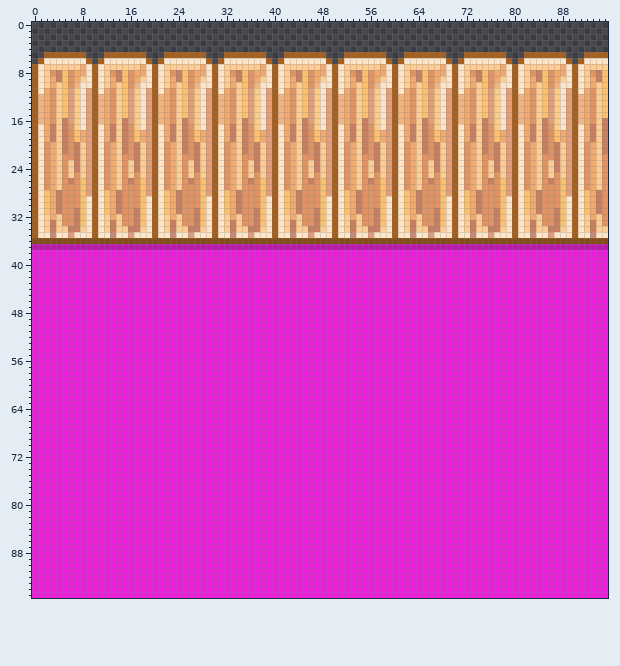
A sprite sheet gets an edit: resources/img/background/outside/garden_inner_01.png. Above is the file before it was changed.
The file is 96x96 pixels. Colours within 5 levels of each other are drawn and written as one.
After the commit:
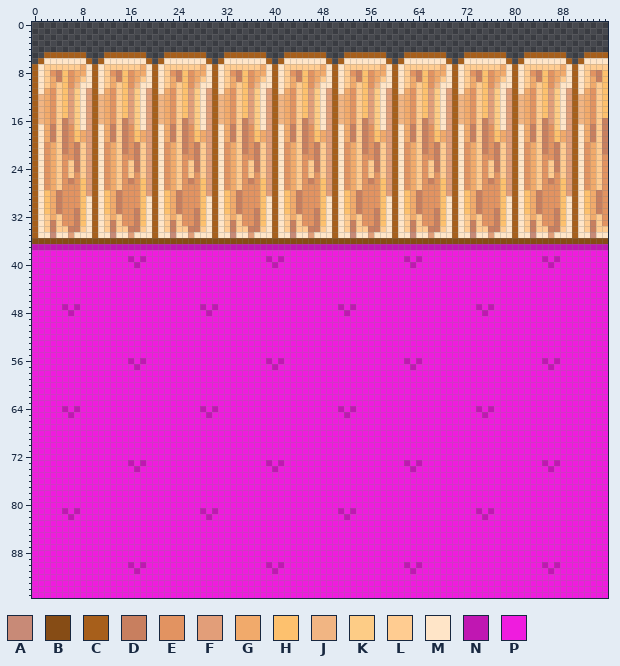
Palette (. is transparent): A #c88a77  B #864c15  C #a75f1b  D #c87f5f  E #e29361  F #e29e79  G #f1aa6b  H #fdc16e  J #f1b583  K #fdcc86  L #ffcc91  M #ffe5c8  N #c017b2  P #ef1cde
What changed:
Changed rows in their new state; - is an unchanged pixel.
first column x 16:
39 N-N--------------------N-N--------------------N-N--------------------N-N
40 -N----------------------N----------------------N----------------------N-
first column x 5:
47 N-N--------------------N-N--------------------N-N--------------------N-N
48 -N----------------------N----------------------N----------------------N-
first column x 16:
56 N-N--------------------N-N--------------------N-N--------------------N-N
57 -N----------------------N----------------------N----------------------N-
first column x 5:
64 N-N--------------------N-N--------------------N-N--------------------N-N
65 -N----------------------N----------------------N----------------------N-
first column x 16:
73 N-N--------------------N-N--------------------N-N--------------------N-N
74 -N----------------------N----------------------N----------------------N-
first column x 5:
81 N-N--------------------N-N--------------------N-N--------------------N-N
82 -N----------------------N----------------------N----------------------N-
first column x 16:
90 N-N--------------------N-N--------------------N-N--------------------N-N
91 -N----------------------N----------------------N----------------------N-
